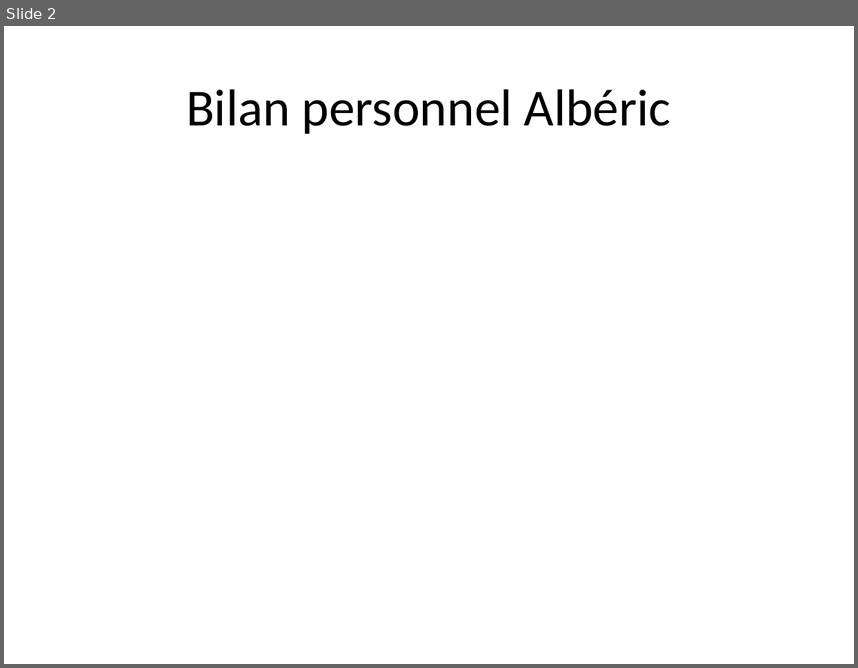
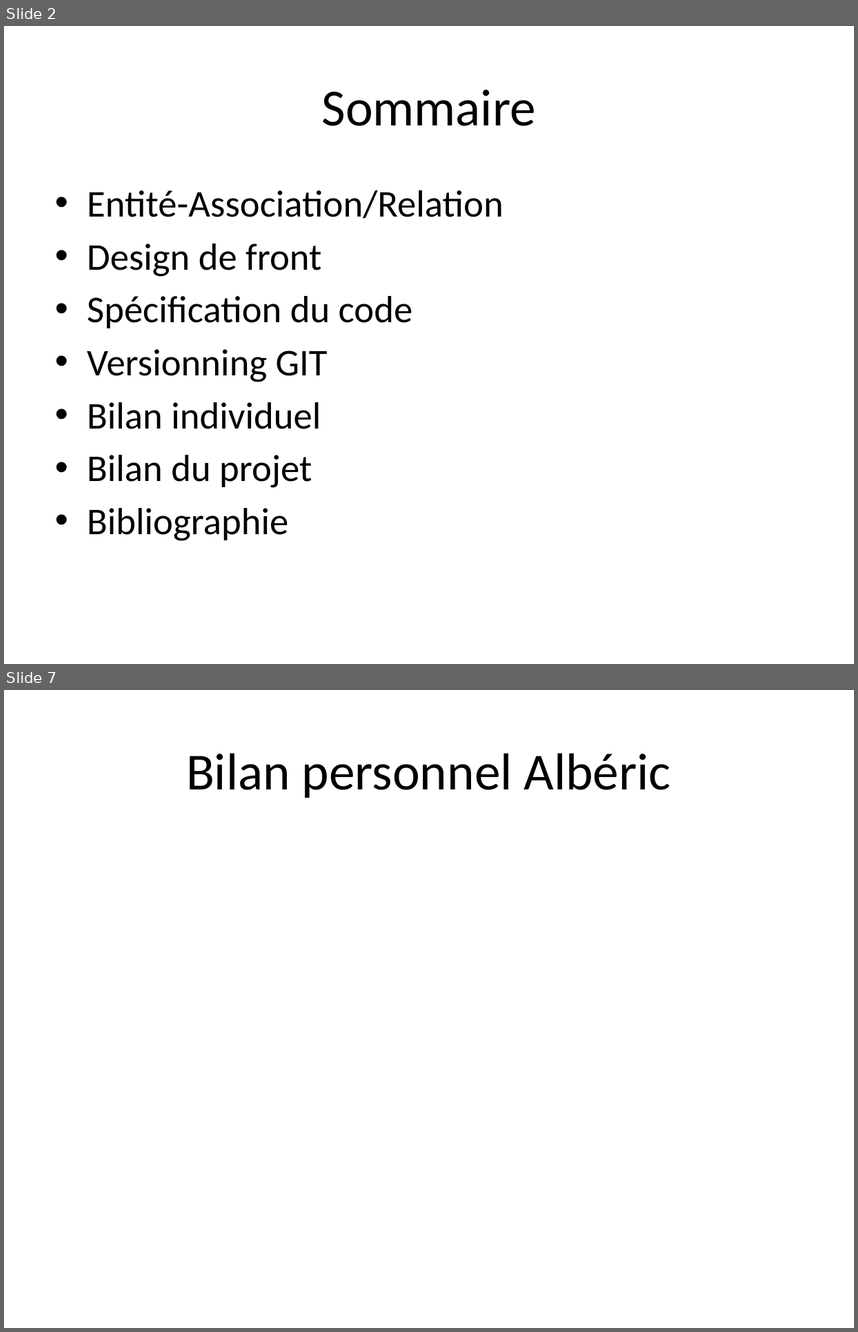
Before and after one commit to albedmds/web, a slide deck: Projet/Rendu final diapo.pptx. Shown one above the other, each under a label of ours: slide 2 before the commit, slides 2 and 7 after it; the slides between them are not shown. The pictures are 858x668 and 858x1332 pixels, drawn with LibreOffice and Linux fonts; fonts in the diff are those of the drawing. Boxes give left, top, right and bottom in pixels: in the first picture for what was removed or moved away, otherwise in the second. Text is boxed around its words. In the diff, an @@ line names an element or a change of style, - is before the commit and + after.

```diff
--- a/Projet/Rendu final diapo.pptx
+++ b/Projet/Rendu final diapo.pptx
@@ slide 2 added at [4,26,854,664], background #FFFFFF @@
@@ title added at [322,89,536,126], 44 pt, text #000000 @@
+Sommaire
@@ text added at [87,190,504,541], 32 pt, text #000000 @@
+• Entité-Association/Relation
+• Design de front
+• Spécification du code
+• Versionning GIT
+• Bilan individuel
+• Bilan du projet
+• Bibliographie
@@ what was slide 2 is now slide 7 @@
```
Also in this commit, not shown: 8 other slides added, 1 slide removed.
